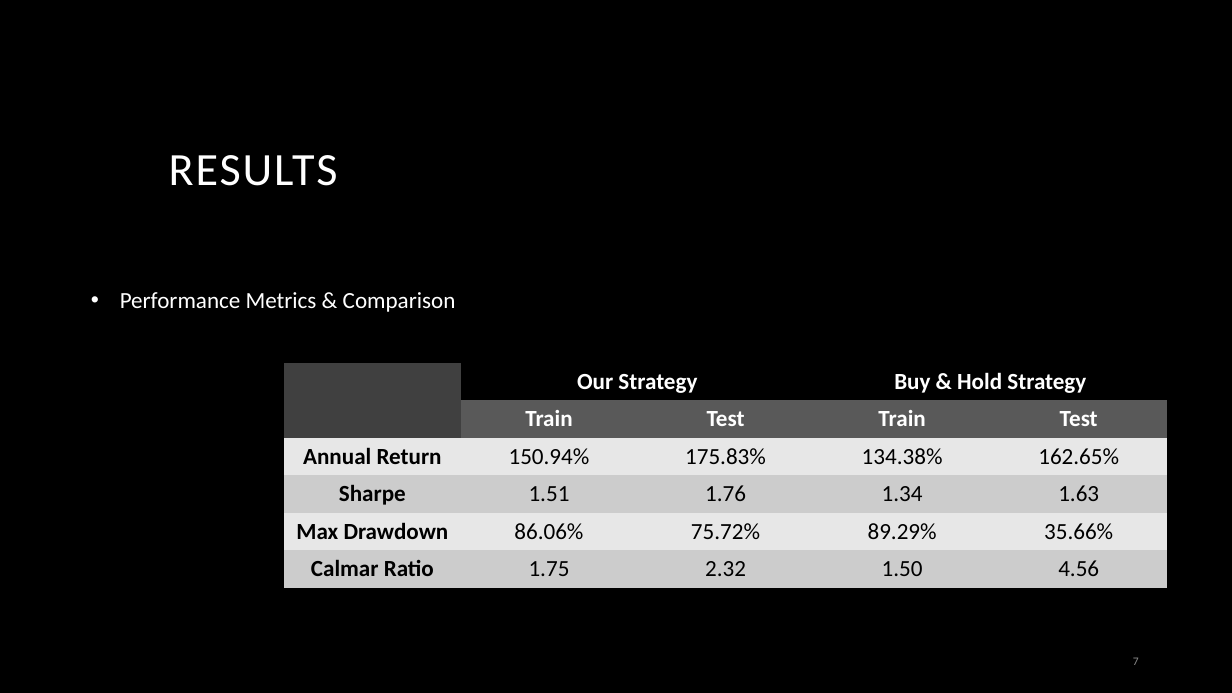
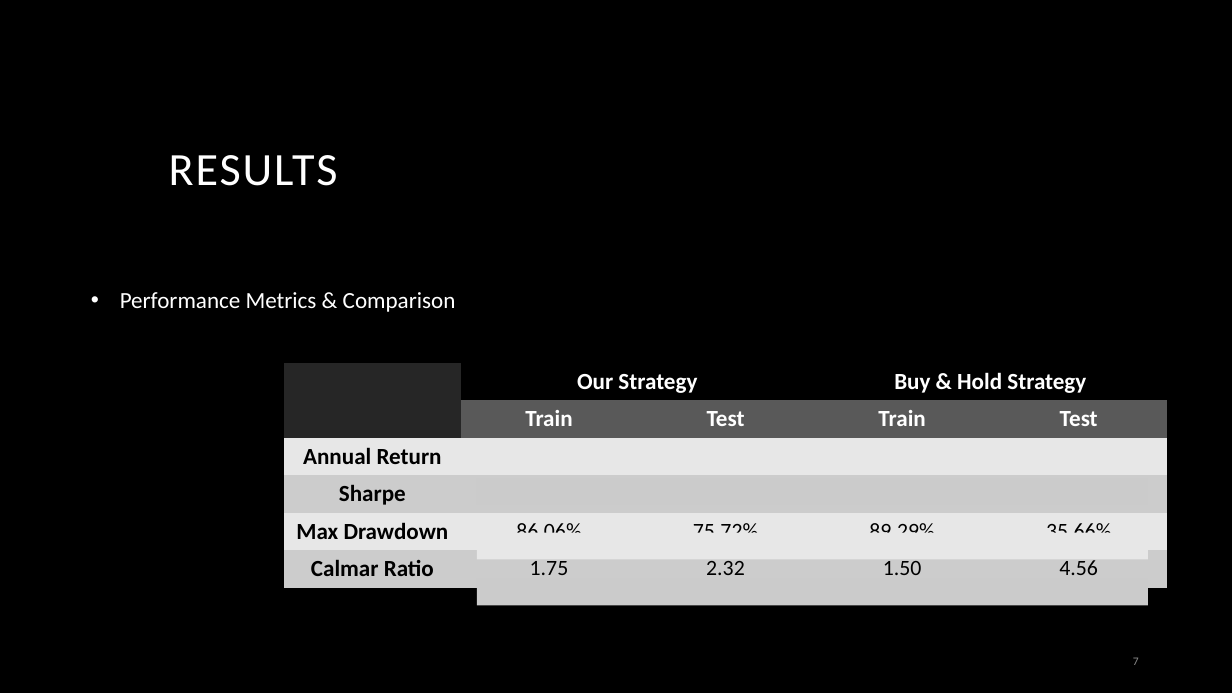
Before and after one commit to HillelCharbit/Trading-Algorithm-Project---google-trends, a slide deck: slide 7 of presentation/Google Trends as a Sentiment Indicator in Algorithmic - less verbal.pptx. Drawn at 1232x693 pixels with LibreOffice and Linux fonts; fonts in the diff are those of the drawing; background and template pictures are left out. Boxes give left, top, right and bottom in pixels: in the first picture for what was removed or moved away, otherwise in the second. Text is boxed around its words. In the diff, an @@ line names an element or a change of style, - is before the commit and + after.

```diff
--- a/presentation/Google Trends as a Sentiment Indicator in Algorithmic - less verbal.pptx
+++ b/presentation/Google Trends as a Sentiment Indicator in Algorithmic - less verbal.pptx
@@ table at (285,362,1167,615) @@
@@ fill #404040 to #262626 in row 1, column 1 @@
@@ size 18 to 17 pt in "150.94%", "175.83%", "134.38%", "162.65%" and 12 more places @@
@@ table added at (285,362,1167,615), 6 rows, 5 columns @@
+ | Our Strategy |  | Buy & Hold Strategy | 
+ | Train | Test | Train | Test
+Annual Return |  |  |  | 
+Sharpe |  |  |  | 
+Max Drawdown |  |  |  | 
+Calmar Ratio |  |  |  | 
@@ rectangle added at (477,443,1148,470), fill #E7E7E7 @@
@@ rectangle added at (477,479,1148,506), fill #CBCBCB @@
@@ rectangle added at (477,532,1148,559), fill #E7E7E7 @@
@@ rectangle added at (477,579,1148,605), fill #CBCBCB @@
```
Also in this commit, not shown: 2 other slides changed, 1 other file.
